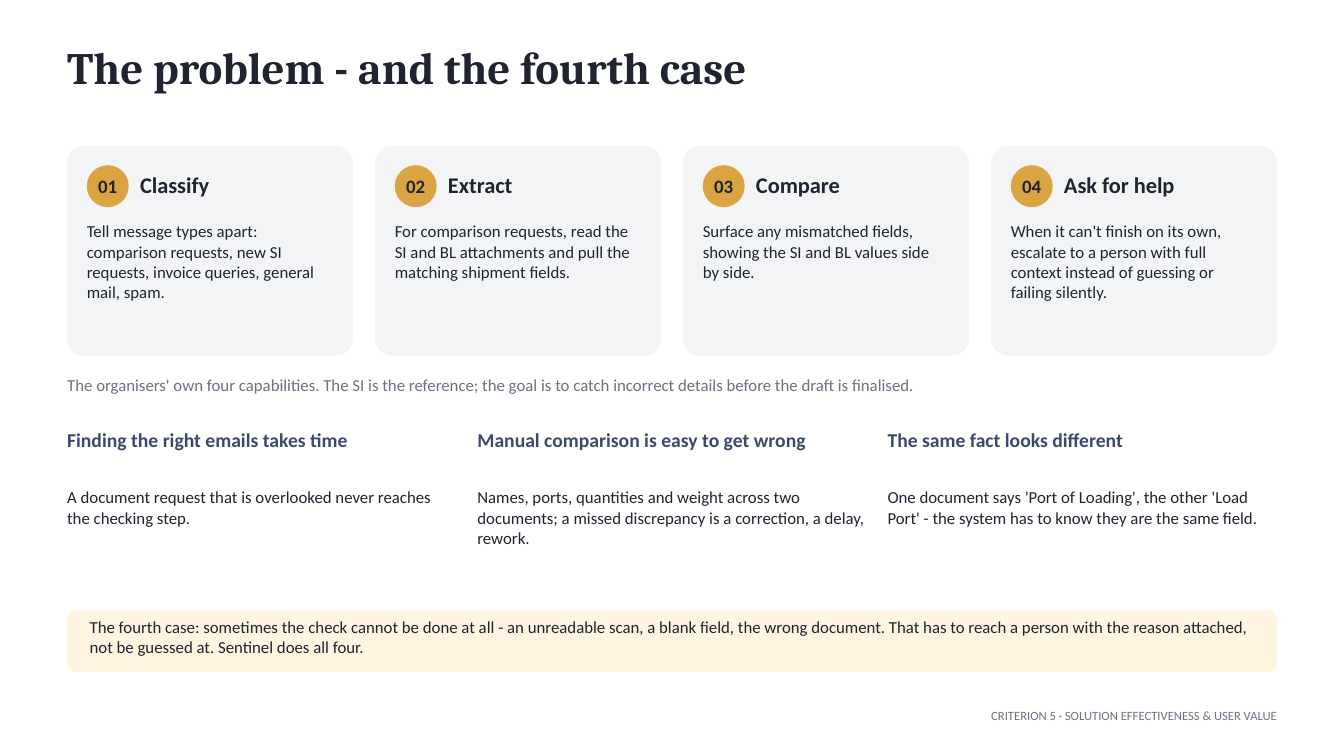
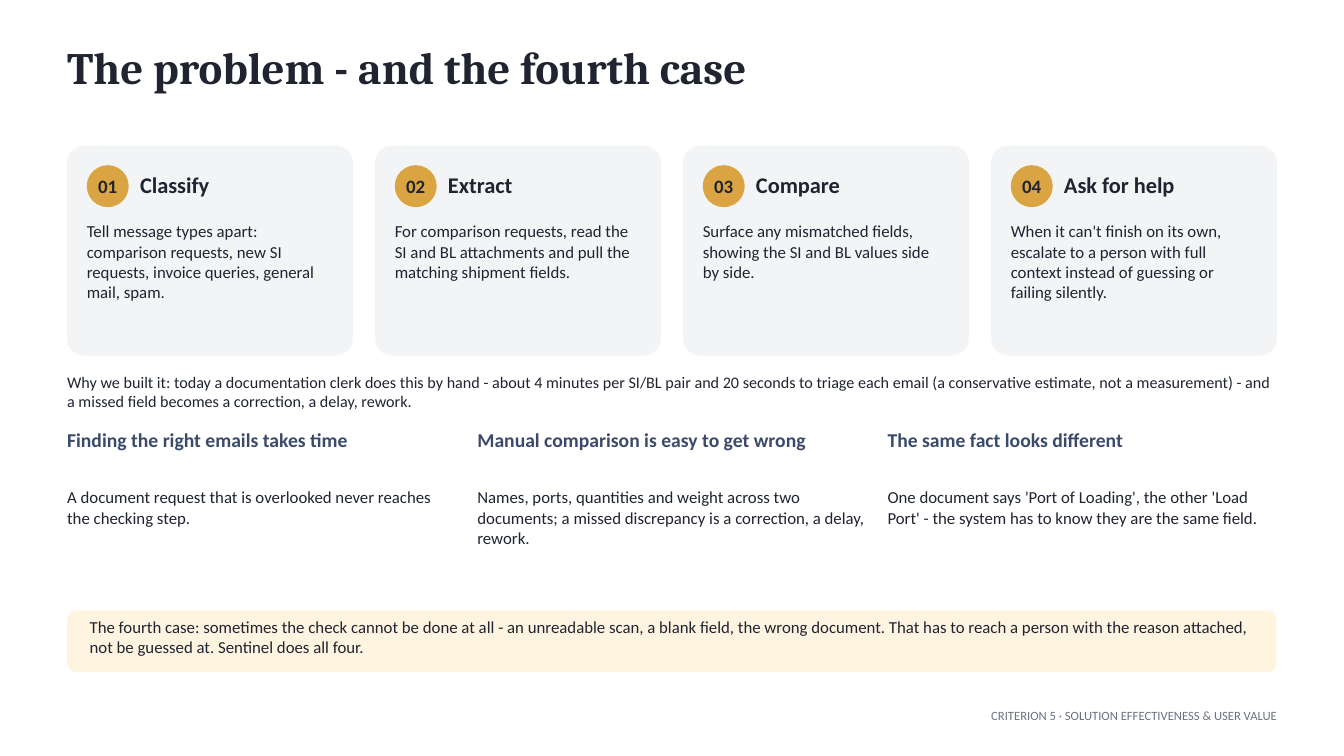
Before and after one commit to TCF1209/duocode-sentinel, a slide deck: slide 2 of docs/Sentinel-final-pitch.pptx. Drawn at 1344x756 pixels with LibreOffice and Linux fonts; fonts in the diff are those of the drawing. Boxes give left, top, right and bottom in pixels: in the first picture for what was removed or moved away, otherwise in the second. Text is boxed around its words. In the diff, an @@ line names an element or a change of style, - is before the commit and + after.

```diff
--- a/docs/Sentinel-final-pitch.pptx
+++ b/docs/Sentinel-final-pitch.pptx
@@ text at [67, 376, 1270, 410]: text changed; size 12 to 11.5 pt; text colour #6B7280 to #1F2430 @@
-The organisers' own four capabilities. The SI is the reference; the goal is to catch incorrect details before the draft is finalised.
+Why we built it: today a documentation clerk does this by hand - about 4 minutes per SI/BL pair and 20 seconds to triage each email (a conservative estimate, not a measurement) - and a missed field becomes a correction, a delay, rework.
```
Also in this commit, not shown: 2 other slides changed, 2 other files.
